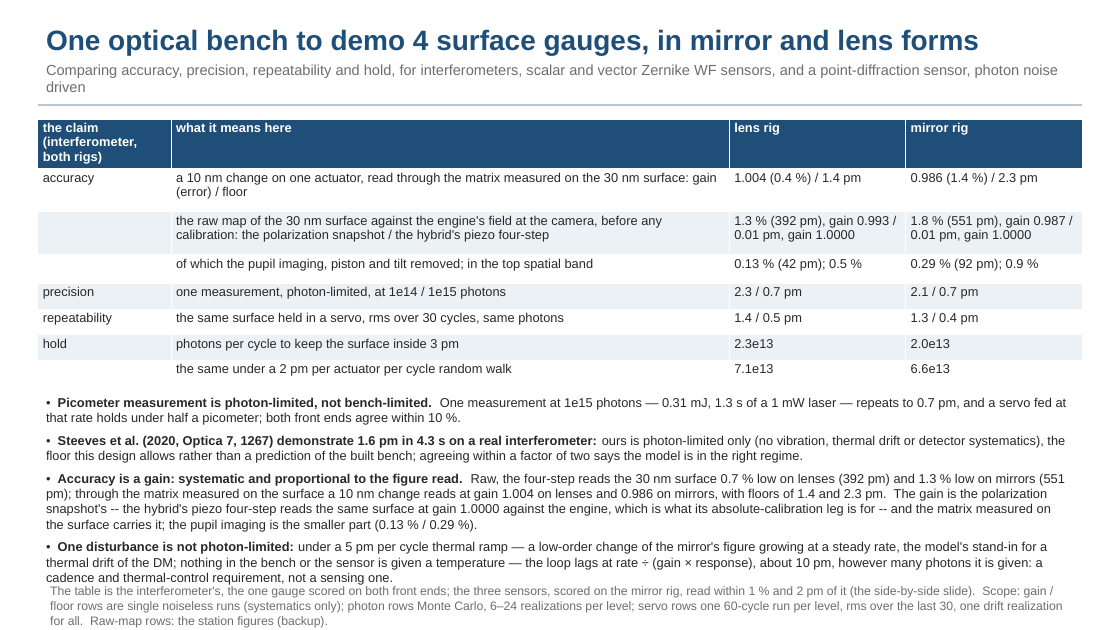
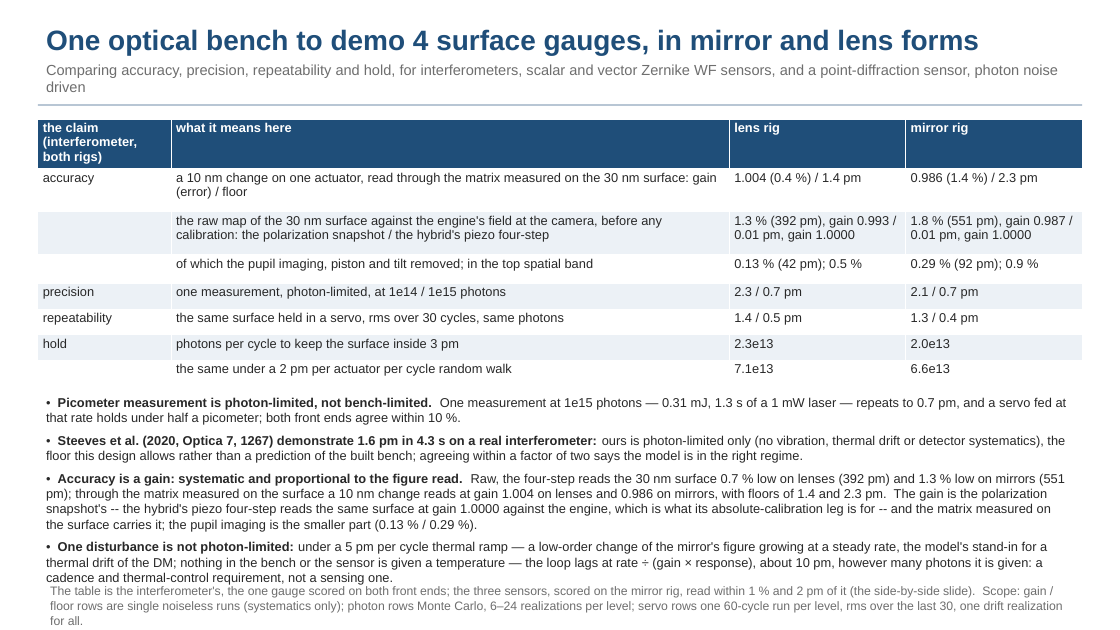
Before and after one commit to nasa-jpl/macos, a slide deck: slide 2 of demo_session/deck_gauges_short_baseline.pptx. Drawn at 1120x630 pixels with LibreOffice and Linux fonts; fonts in the diff are those of the drawing. Boxes give left, top, right and bottom in pixels: in the first picture for what was removed or moved away, otherwise in the second. Text is boxed around its words. In the diff, an @@ line names an element or a change of style, - is before the commit and + after.

```diff
--- a/demo_session/deck_gauges_short_baseline.pptx
+++ b/demo_session/deck_gauges_short_baseline.pptx
@@ text at <box>50,586,1062,613</box>: text changed @@
-The table is the interferometer's, the one gauge scored on both front ends; the three sensors, scored on the mirror rig, read within 1 % and 2 pm of it (the side-by-side slide). Scope: gain / floor rows are single noiseless runs (systematics only); photon rows Monte Carlo, 6–24 realizations per level; servo rows one 60-cycle run per level, rms over the last 30, one drift realization for all. Raw-map rows: the station figures (backup).
+The table is the interferometer's, the one gauge scored on both front ends; the three sensors, scored on the mirror rig, read within 1 % and 2 pm of it (the side-by-side slide). Scope: gain / floor rows are single noiseless runs (systematics only); photon rows Monte Carlo, 6–24 realizations per level; servo rows one 60-cycle run per level, rms over the last 30, one drift realization for all.
```
Also in this commit, not shown: 6 other slides changed, 3 other files.
